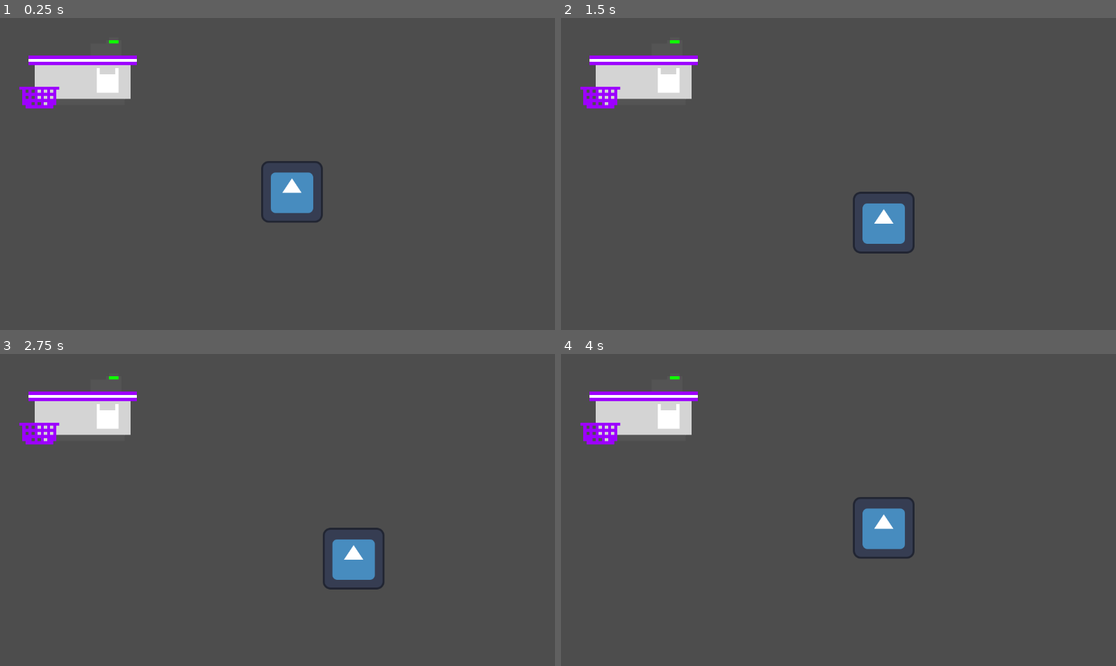
Above: before the commit, frames 1-4 (two rows, left to right).
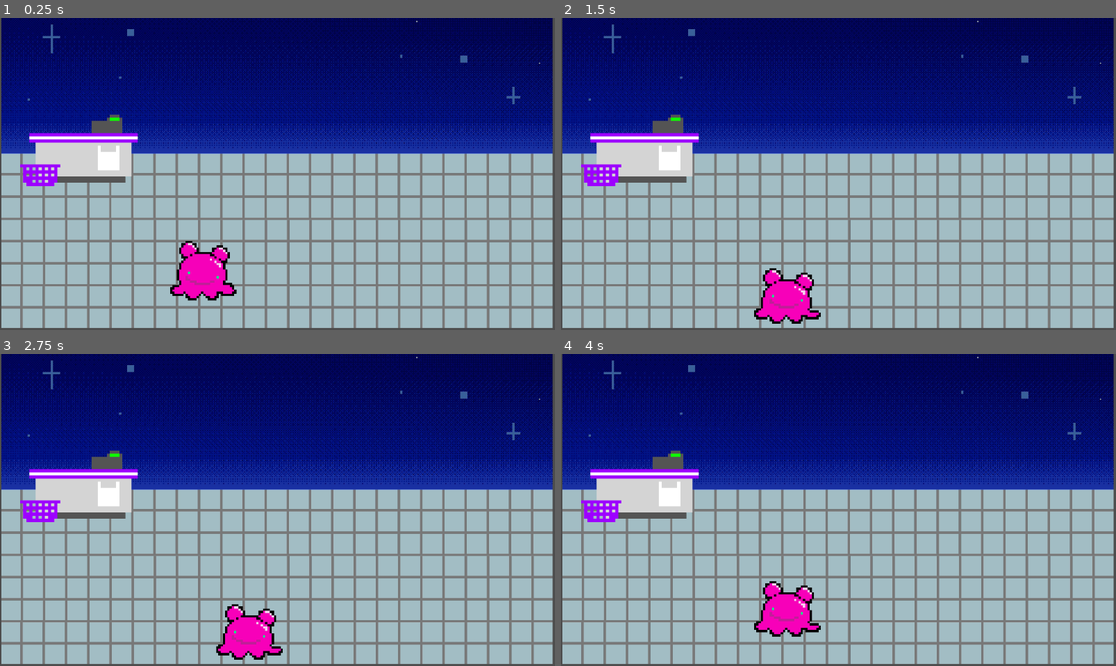
Above: after the commit, the same moments.

Repository: asiderys/ROOT16-Game-Jam
Game: Godot game, scene res://store-layout/day_store.tscn
Same seed, same stepped clock (60 frames per second), same inputs: the game is played once before the commit and once after it. The engine's default icon, where the game draws it, is replaced by a stand-in: a white triangle on a blue panel in a dark square.
Inputs:
- Up to frame 1 (0.25 s): no input
- Up to frame 2 (1.5 s): tap Enter at 0.5 s; hold Right (ui_right) 0.53-1.28 s; tap Space at 1.25 s; hold Down (ui_down) from 1.28 s (still down)
- Up to frame 3 (2.75 s): tap Enter at 2 s; release Down (ui_down) at 2.03 s; hold Right (ui_right) from 2.03 s (still down)
- Up to frame 4 (4 s): tap Space at 2.75 s; release Right (ui_right) at 2.78 s; hold Up (ui_up) 2.78-3.53 s; tap Enter at 3.5 s; hold Left (ui_left) from 3.53 s (still down)

The runs differ from the first frame. In frame 1, 98% of the frame differs, in the area x 0-100%, y 0-100%; in frame 2, 98%; in frame 3, 98%; in frame 4, 98%.

Commit message:
basic store layout + blorpl is moving

Diff:
--- a/store-layout/TileMovement.gd
+++ b/store-layout/TileMovement.gd
@@ -1,12 +1,13 @@
-extends Area2D
+extends CharacterBody2D
 
-var tileSize = 64
+var tileSize = 48
 var inputs = {"ui_right": Vector2.RIGHT,
 "ui_left": Vector2.LEFT,
 "ui_up": Vector2.UP,
 "ui_down": Vector2.DOWN}
 
 @onready var ray = $RayCast2D
+@onready var anim = $AnimatedSprite2D
 
 # Called when the node enters the scene tree for the first time.
 func _ready() -> void:
@@ -19,10 +20,10 @@
 			move(dir)
 
 func move(dir):
-	ray.target_position = inputs[dir] * tileSize
-	ray.force_raycast_update()
-	if !ray.is_colliding():
-		position += inputs[dir] * tileSize
+	var target = inputs[dir] * tileSize
+	anim.play('move_anim')
+	if not test_move(global_transform, target):
+		position += target
 
 # Called every frame. 'delta' is the elapsed time since the previous frame.
 func _process(delta: float) -> void:
--- a/store-layout/day_store.tscn
+++ b/store-layout/day_store.tscn
@@ -1,40 +1,89 @@
 [gd_scene format=3 uid="uid://beg4c82odsfjx"]
 
+[ext_resource type="PackedScene" uid="uid://ci3hv60ioh843" path="res://store-layout/store_background.tscn" id="1_2dbit"]
 [ext_resource type="Script" uid="uid://bk6ar2qhfyoco" path="res://store-layout/TileMovement.gd" id="1_p4ya5"]
-[ext_resource type="Texture2D" uid="uid://fo27rpgrtwec" path="res://icon.svg" id="2_x04qp"]
+[ext_resource type="Texture2D" uid="uid://clagecxujumtv" path="res://store-layout/Blorpl 1.png" id="3_2dbit"]
 [ext_resource type="Texture2D" uid="uid://byvrdtmtw5qcr" path="res://store-layout/FRONT CASHIER REGISTER.png" id="3_i5ce1"]
+[ext_resource type="Texture2D" uid="uid://djhe50owpgrn4" path="res://store-layout/Blorpl 2.png" id="4_eucd7"]
 
-[sub_resource type="RectangleShape2D" id="RectangleShape2D_6a458"]
-size = Vector2(130, 124)
+[sub_resource type="CircleShape2D" id="CircleShape2D_2dbit"]
+radius = 56.008926
+
+[sub_resource type="SpriteFrames" id="SpriteFrames_ipnrw"]
+animations = [{
+"frames": [{
+"duration": 2.0,
+"texture": ExtResource("3_2dbit")
+}, {
+"duration": 2.0,
+"texture": ExtResource("4_eucd7")
+}],
+"loop": false,
+"name": &"move_anim",
+"speed": 5.0
+}]
 
 [sub_resource type="RectangleShape2D" id="RectangleShape2D_2dbit"]
-size = Vector2(233, 126)
+size = Vector2(233, 45)
+
+[sub_resource type="SegmentShape2D" id="SegmentShape2D_eucd7"]
+a = Vector2(1153, 0)
+b = Vector2(0, 0)
+
+[sub_resource type="SegmentShape2D" id="SegmentShape2D_ipnrw"]
+a = Vector2(0, 648)
+b = Vector2(1152, 648)
+
+[sub_resource type="SegmentShape2D" id="SegmentShape2D_urqch"]
+a = Vector2(1152, -1)
+b = Vector2(1152, 650)
+
+[sub_resource type="SegmentShape2D" id="SegmentShape2D_c0k3n"]
+b = Vector2(0, 650)
 
 [node name="Node2D" type="Node2D" unique_id=555568952]
 
-[node name="Area2D" type="Area2D" parent="." unique_id=847906698]
+[node name="Background" parent="." unique_id=2065809239 instance=ExtResource("1_2dbit")]
+
+[node name="CharacterBody2D" type="CharacterBody2D" parent="." unique_id=2045894891]
 script = ExtResource("1_p4ya5")
 
-[node name="Sprite2D" type="Sprite2D" parent="Area2D" unique_id=173759580]
-position = Vector2(574, 329)
-texture = ExtResource("2_x04qp")
+[node name="CollisionShape2D" type="CollisionShape2D" parent="CharacterBody2D" unique_id=74512500]
+position = Vector2(396, 509)
+shape = SubResource("CircleShape2D_2dbit")
 
-[node name="CollisionShape2D" type="CollisionShape2D" parent="Area2D" unique_id=696918508]
-position = Vector2(575, 328)
-shape = SubResource("RectangleShape2D_6a458")
+[node name="AnimatedSprite2D" type="AnimatedSprite2D" parent="CharacterBody2D" unique_id=68956338]
+position = Vector2(398.00003, 503.00003)
+scale = Vector2(0.101851806, 0.101851806)
+sprite_frames = SubResource("SpriteFrames_ipnrw")
+animation = &"move_anim"
 
-[node name="RayCast2D" type="RayCast2D" parent="Area2D" unique_id=1477117363]
-position = Vector2(575, 328)
+[node name="Register" type="Node2D" parent="." unique_id=1770918848]
 
-[node name="Node2D" type="Node2D" parent="." unique_id=1770918848]
+[node name="StaticBody2D" type="StaticBody2D" parent="Register" unique_id=1421475735]
+position = Vector2(2, 161)
 
-[node name="StaticBody2D" type="StaticBody2D" parent="Node2D" unique_id=1421475735]
-
-[node name="CollisionShape2D" type="CollisionShape2D" parent="Node2D/StaticBody2D" unique_id=448227590]
-position = Vector2(163.5, 137)
+[node name="CollisionShape2D" type="CollisionShape2D" parent="Register/StaticBody2D" unique_id=448227590]
+position = Vector2(163.5, 168.5)
 shape = SubResource("RectangleShape2D_2dbit")
 
-[node name="Sprite2D" type="Sprite2D" parent="Node2D/StaticBody2D" unique_id=1665357388]
+[node name="Sprite2D" type="Sprite2D" parent="Register/StaticBody2D" unique_id=1665357388]
 position = Vector2(161.99994, 104)
 scale = Vector2(0.22976188, 0.2297619)
 texture = ExtResource("3_i5ce1")
+
+[node name="Walls" type="Node2D" parent="." unique_id=273816452]
+
+[node name="StaticBody2D" type="StaticBody2D" parent="Walls" unique_id=2136517970]
+
+[node name="north_wall" type="CollisionShape2D" parent="Walls/StaticBody2D" unique_id=946342620]
+shape = SubResource("SegmentShape2D_eucd7")
+
+[node name="south_wall" type="CollisionShape2D" parent="Walls/StaticBody2D" unique_id=976555020]
+shape = SubResource("SegmentShape2D_ipnrw")
+
+[node name="east_wall" type="CollisionShape2D" parent="Walls/StaticBody2D" unique_id=1515999969]
+shape = SubResource("SegmentShape2D_urqch")
+
+[node name="west_wall" type="CollisionShape2D" parent="Walls/StaticBody2D" unique_id=864987462]
+shape = SubResource("SegmentShape2D_c0k3n")
--- /dev/null
+++ b/store-layout/store_background.tscn
@@ -0,0 +1,12 @@
+[gd_scene format=3 uid="uid://ci3hv60ioh843"]
+
+[ext_resource type="Texture2D" uid="uid://btvfelcjnlqhv" path="res://store-layout/Background.jpg" id="1_hp8yw"]
+
+[node name="Node2D" type="Node2D" unique_id=2065809239]
+
+[node name="TileMapLayer" type="TileMapLayer" parent="." unique_id=606107732]
+
+[node name="Sprite2D" type="Sprite2D" parent="." unique_id=70584380]
+position = Vector2(575.2223, 322.18747)
+scale = Vector2(0.19070373, 0.19070372)
+texture = ExtResource("1_hp8yw")
Binary file added: store-layout/Background.jpg
Not shown, added: store-layout/Background.jpg.import
Binary file added: store-layout/Blorpl 1.png
Not shown, added: store-layout/Blorpl 1.png.import
Binary file added: store-layout/Blorpl 2.png
Not shown, added: store-layout/Blorpl 2.png.import
